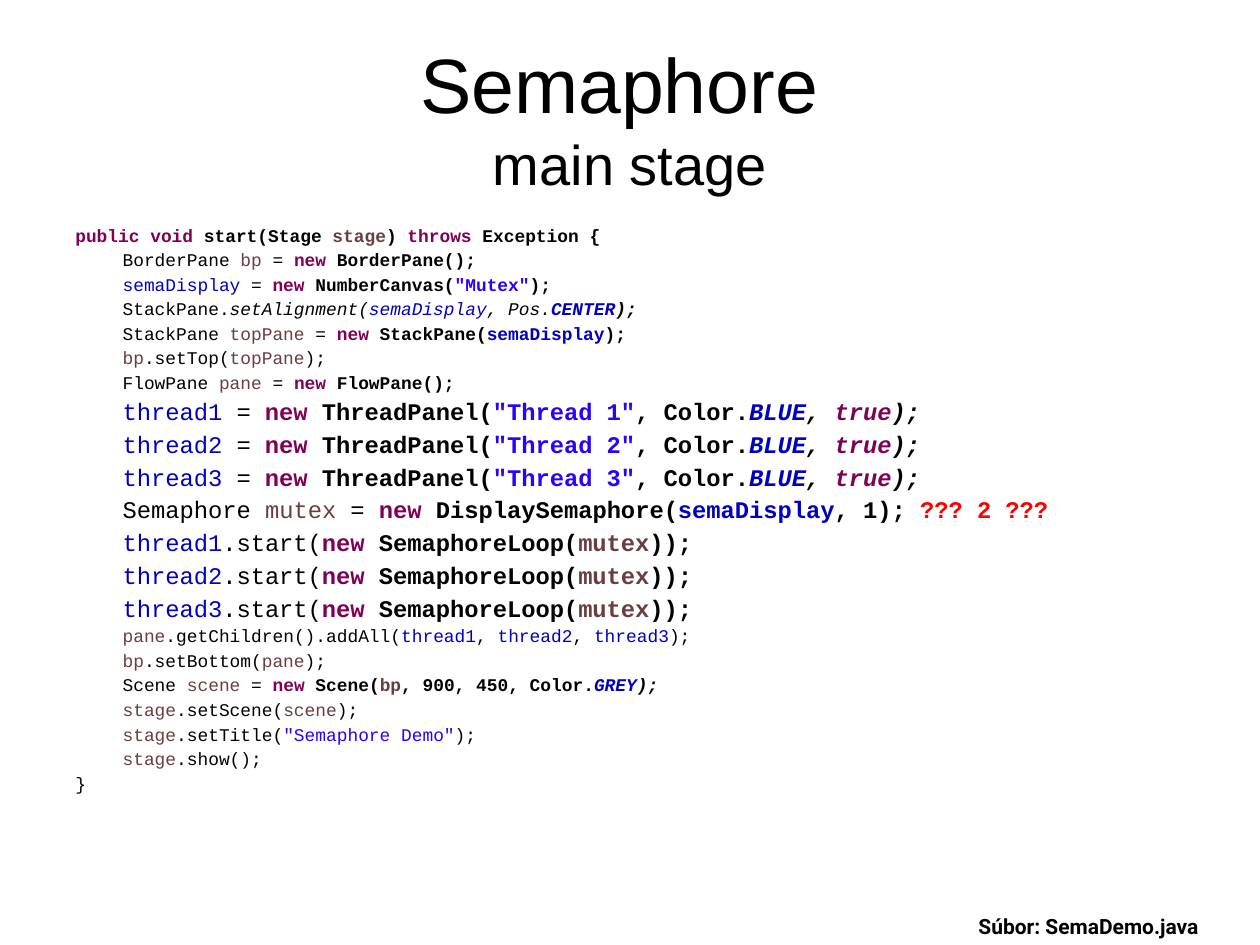
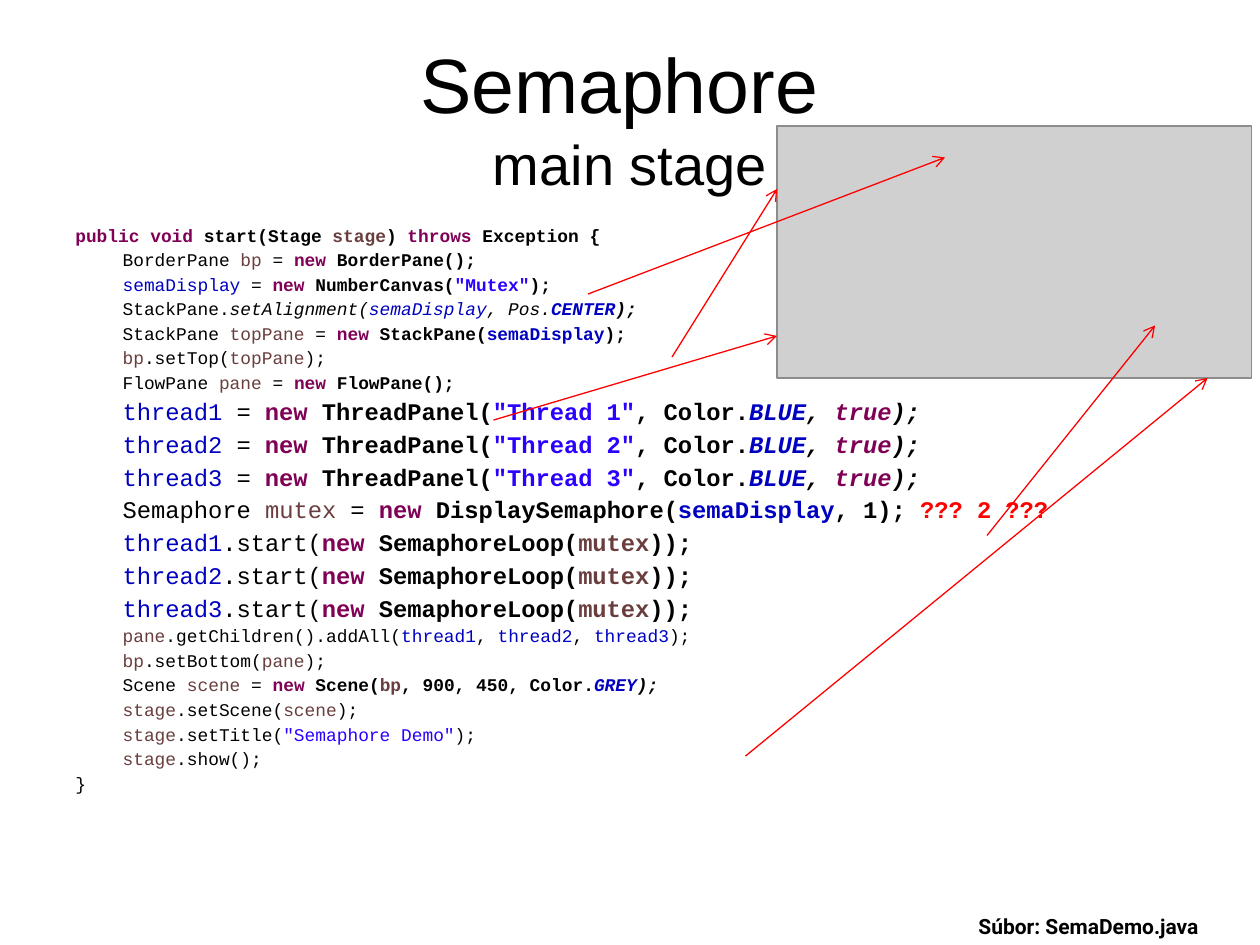
Before and after one commit to Programovanie4/Prednasky, a slide deck: slide 28 of 09/09_java.ppt (slide 26 before the commit). Drawn at 1260x945 pixels with LibreOffice and Linux fonts; fonts in the diff are those of the drawing; grey boxes stand for pictures. Boxes give left, top, right and bottom in pixels: in the first picture for what was removed or moved away, otherwise in the second. Text is boxed around its words. In the diff, an @@ line names an element or a change of style, - is before the commit and + after.

```diff
--- a/09/09_java.ppt
+++ b/09/09_java.ppt
@@ picture added at bbox=[777, 126, 1252, 378] @@
@@ arrow added from (588, 294) to (945, 158), #FF0000 0.74 pt @@
@@ arrow added from (672, 357) to (777, 189), #FF0000 0.74 pt @@
@@ arrow added from (987, 536) to (1155, 325), #FF0000 0.74 pt @@
@@ arrow added from (494, 420) to (777, 336), #FF0000 0.74 pt @@
@@ arrow added from (746, 756) to (1207, 378), #FF0000 0.74 pt @@
```
Also in this commit, not shown: 5 other slides changed, 2 slides added, 6 other files.
